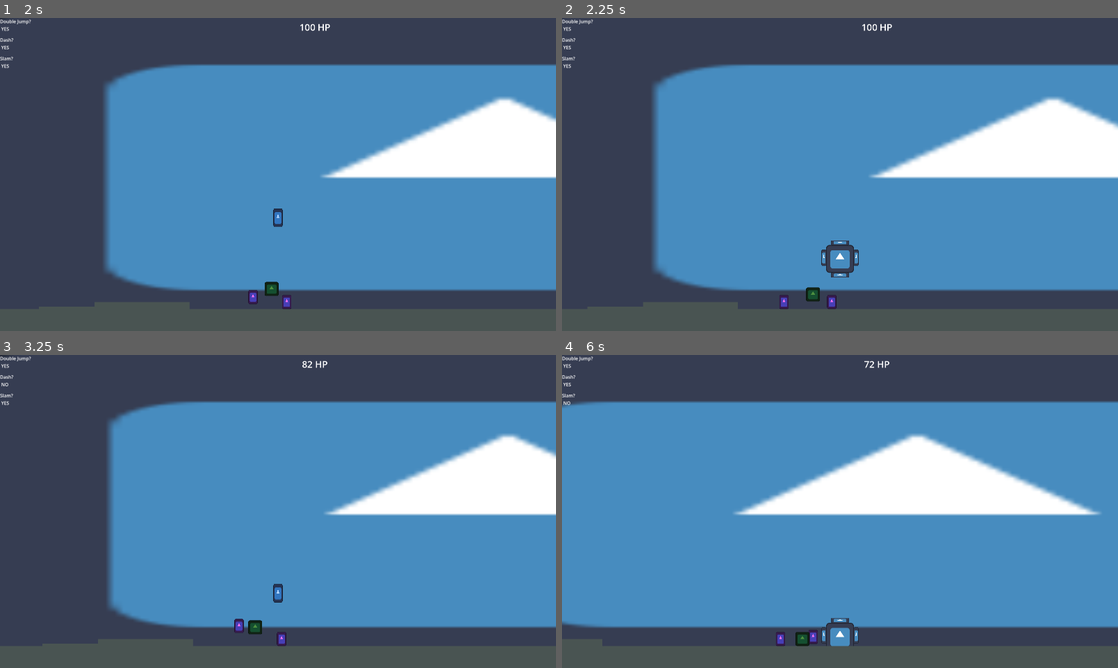
Above: before the commit, frames 1-4 (two rows, left to right).
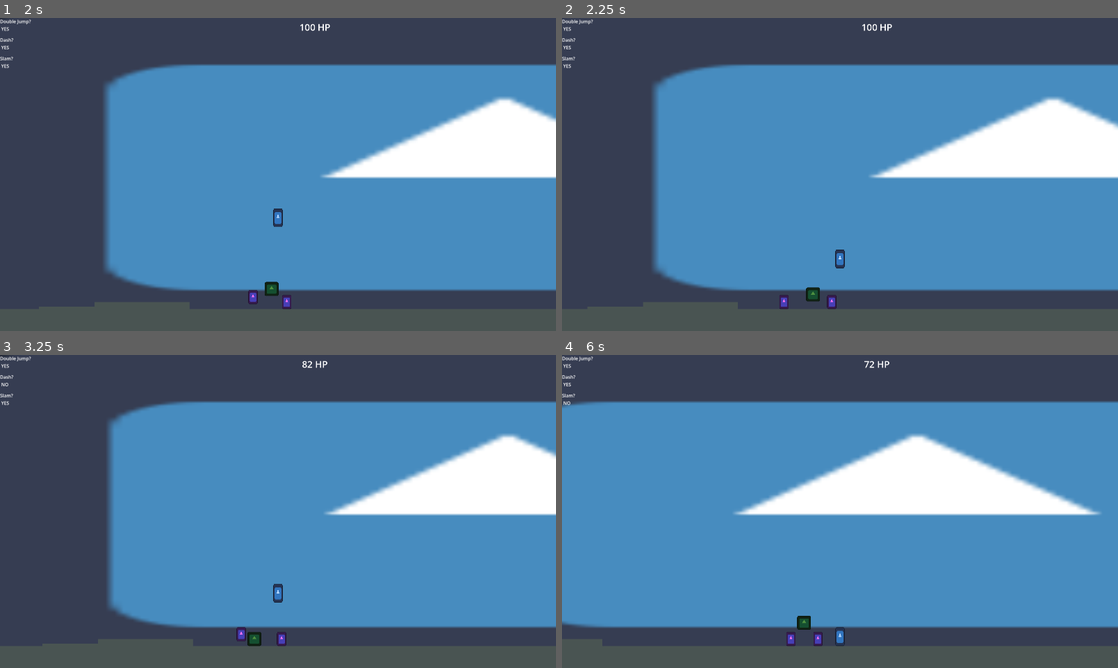
Above: after the commit, the same moments.

Repository: HeroHunterIguess/untitled-wip-game
Game: Godot game, scene res://scenes/worlds/main_world.tscn
The game is run twice, just before and just after one commit, with the same random seed, the same clock (stepped at 60 frames per second) and the same inputs. The engine's default icon, where the game draws it, is replaced by a stand-in: a white triangle on a blue panel in a dark square.
Inputs (mouse positions are in pixels of both pictures, inside the frame that each line leads up to):
- Up to frame 1 (2 s): move the mouse to (400, 158) at 0.52 s; hold D (right) from 0.53 s (still down); tap Q (burst) at 0.6, 1.55 s; tap Space (double jump) at 0.77, 1.52 s; move the mouse to (166, 190) at 1.27 s; tap E (air_freeze) at 1.35 s
- Up to frame 2 (2.25 s): move the mouse to (895, 105) at 2.02 s; release D (right) at 2.03 s; hold A (left) from 2.03 s (still down); tap Q (burst) at 2.1 s
- Up to frame 3 (3.25 s): move the mouse to (250, 574) at 2.77 s; release A (left) at 2.78 s; hold D (right) from 2.78 s (still down); tap Shift (dash) at 2.85 s; tap Space (double jump) at 3.02 s; tap Q (burst) at 3.05 s
- Up to frame 4 (6 s): move the mouse to (1006, 558) at 3.52 s; right-click (1006, 558) at 3.6 s; tap Space (double jump) at 3.77, 4.52 s; tap Q (burst) at 3.8, 4.55, 5.3, 5.85 s; move the mouse to (673, 464) at 4.27 s; release D (right) at 4.28 s; hold A (left) 4.28-5.03 s; tap F (ground_slam) at 4.35 s; move the mouse to (867, 511) at 5.02 s; hold D (right) 5.03-5.78 s; click (867, 511) at 5.1 s; move the mouse to (756, 433) at 5.77 s; hold A (left) from 5.78 s (still down)

Frame 1 is identical in both runs. In frame 2, 0.4% of the frame differs, in the area x 46-54%, y 71-83%; in frame 3, 0.3%; in frame 4, 0.8%, in the area x 38-54%, y 83-94%.

Commit message:
setup burst cooldown

Diff:
--- a/scenes/ui.tscn
+++ b/scenes/ui.tscn
@@ -25,6 +25,10 @@
 text = "slam?
 yes"
 
+[node name="burst_text" type="Label" parent="." unique_id=1559196530]
+offset_right = 40.0
+offset_bottom = 23.0
+
 [node name="health" type="Label" parent="." unique_id=1628544038]
 offset_left = 1024.0
 offset_right = 1152.0
--- a/scripts/autoloads/data.gd
+++ b/scripts/autoloads/data.gd
@@ -4,6 +4,7 @@
 var dash_timer = 0.0
 var double_jumps = 2
 var slam_timer = 0.0
+var burst_timer = 0.0
 var can_freeze = true
 
 var player_health = 100
@@ -13,4 +14,5 @@
 var has_dash = true
 var has_ground_slam = true
 var has_grenade = false
+var has_burst = true
 var max_jumps = 2
--- a/scripts/game/attacks/player_burst_attack.gd
+++ b/scripts/game/attacks/player_burst_attack.gd
@@ -1,6 +1,6 @@
 extends Area2D
 
-const DAMAGE = 40
+const DAMAGE = 60
 const KNOCKBACK = 1175
 
 func _on_area_entered(area: Area2D) -> void:
--- a/scripts/game/player.gd
+++ b/scripts/game/player.gd
@@ -13,6 +13,8 @@
 const SLAM_COOLDOWN = 175
 const SLAM_FORCE = 1350
 const SLAM_REBOUNCE = 550
+
+const BURST_COOLDOWN = 200
 
 const FREEZE_TIME = 1
 var frozen = false
@@ -50,6 +52,7 @@
 	# update cooldowns/timers
 	data.dash_timer -= 1
 	data.slam_timer -= 1
+	data.burst_timer -= 1
 
 	# apply gravity
 	velocity.y += current_gravity * delta
@@ -207,10 +210,11 @@
 		# give it initial velocity based on mouse position
 
 	# spawn in burst attack
-	if Input.is_action_just_pressed("burst") && !is_attacking:
+	if Input.is_action_just_pressed("burst") && !is_attacking && data.has_burst && data.burst_timer <= 0:
 		var burst = burst_preload.instantiate()
 		add_child(burst)
 
+		data.burst_timer = BURST_COOLDOWN
 		is_attacking = true
 
 		await get_tree().create_timer(0.15).timeout
--- a/scripts/ui/game_ui.gd
+++ b/scripts/ui/game_ui.gd
@@ -19,3 +19,5 @@
 		$slam_text.text = "Slam? \n YES"
 	else:
 		$slam_text.text = "Slam? \n NO"
+
+	#if data.burst_timer <= 0:
